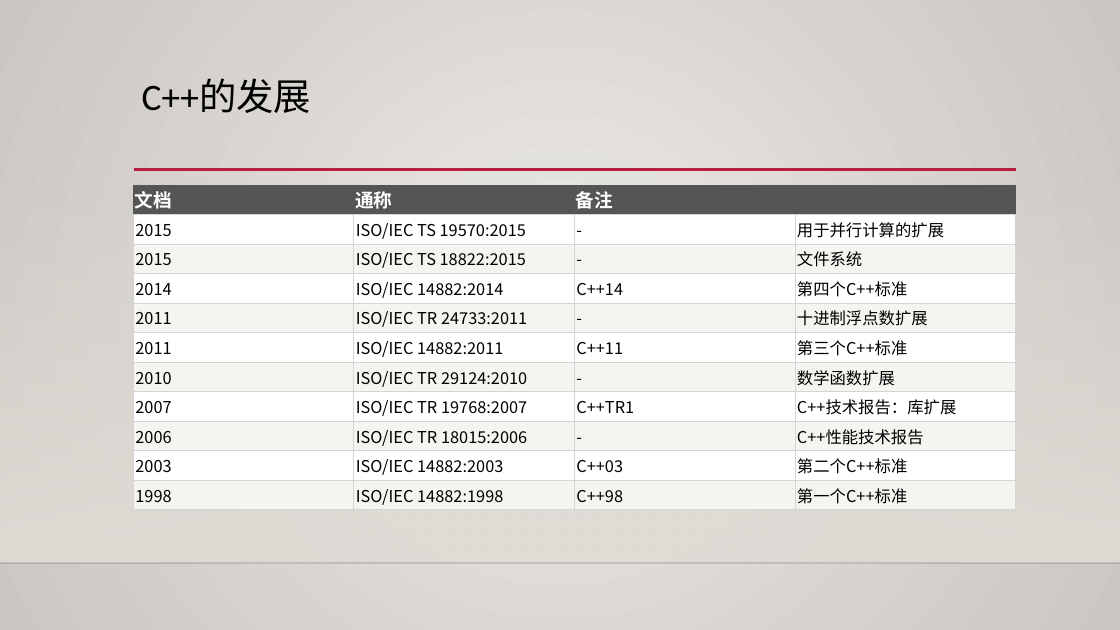
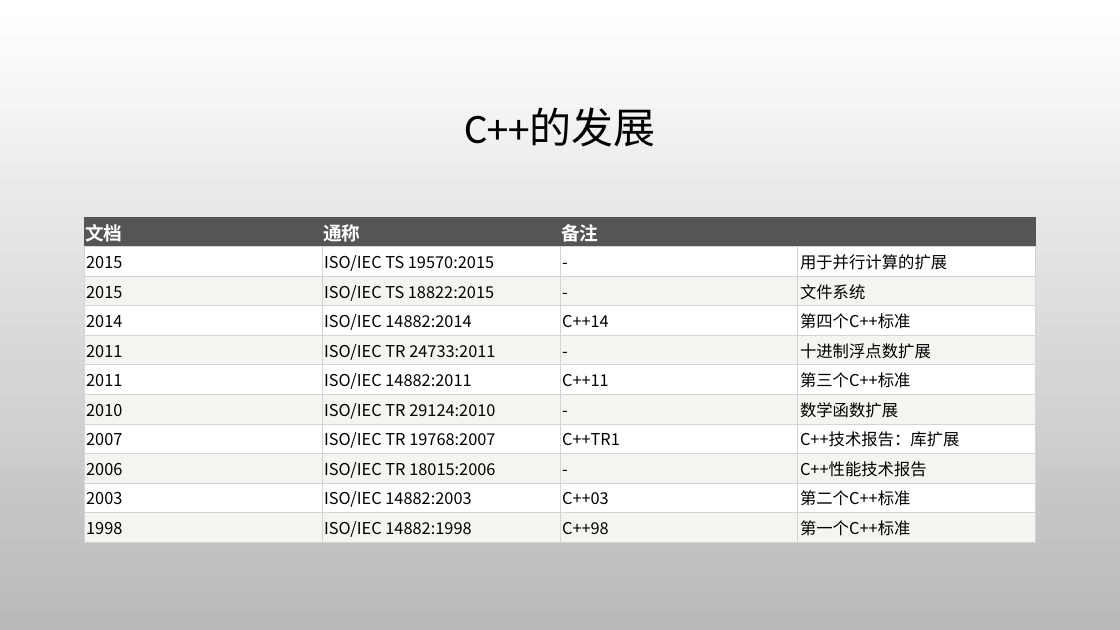
Before and after one commit to albertclass/Lessons, a slide deck: slide 4 of advance c++/courseware.pptx. Drawn at 1120x630 pixels with LibreOffice and Linux fonts; fonts in the diff are those of the drawing; background and template pictures are left out. Boxes give left, top, right and bottom in pixels: in the first picture for what was removed or moved away, otherwise in the second. Text is boxed around its words. In the diff, an @@ line names an element or a change of style, - is before the commit and + after.

```diff
--- a/advance c++/courseware.pptx
+++ b/advance c++/courseware.pptx
@@ background gradient #ECEAE7 to #CAC7C1 to picture (left out) @@
@@ title "C++的发展": place and size @@
-title "C++的发展" at bbox=[142, 79, 311, 113]
+title "C++的发展" at bbox=[465, 109, 656, 147]
@@ title "C++的发展" at bbox=[465, 109, 656, 147]: size 32 to 36 pt; alignment left to centre; vertical alignment top to middle @@
@@ line removed from (134, 170) to (1017, 170) @@
@@ rectangle removed at bbox=[0, 186, 1120, 563] @@
@@ table: place and size @@
-table at bbox=[134, 185, 1017, 509]
+table at bbox=[84, 218, 1035, 541]
@@ line removed from (0, 563) to (1120, 563) @@
```
Also in this commit, not shown: 18 other slides changed, 4 slides added, 1 slide removed, 55 other files.
